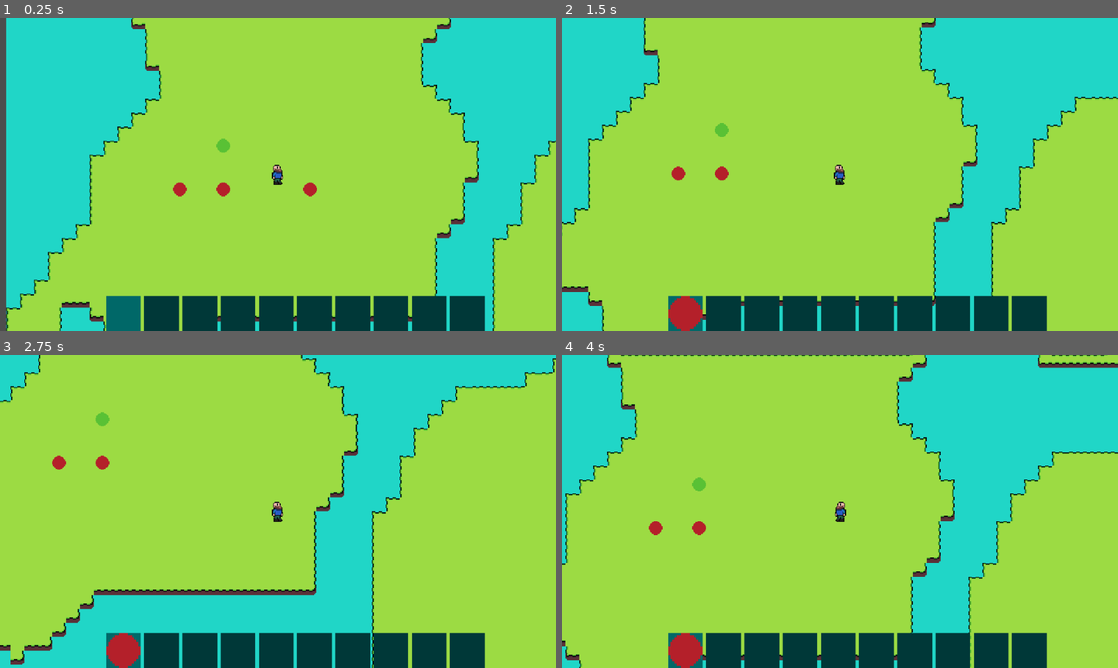
Above: before the commit, frames 1-4 (two rows, left to right).
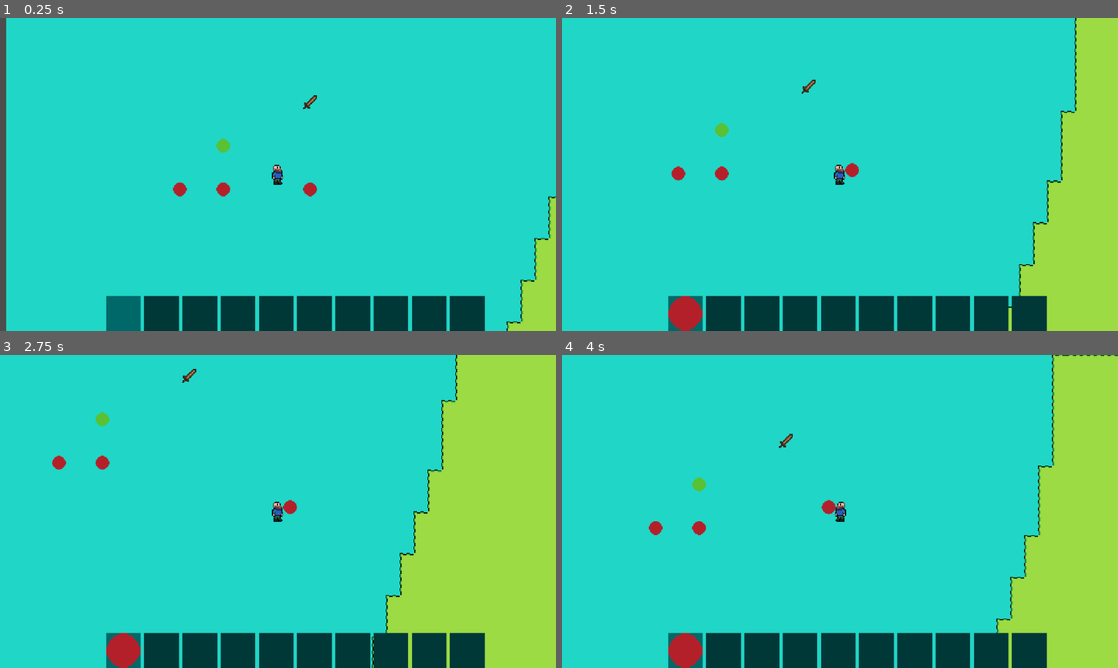
Above: after the commit, the same moments.

Repository: spsJakubSzydlowski/Evergrint
Game: Godot game, scene res://scenes/main.tscn
The game is run twice, just before and just after one commit, with the same random seed, the same clock (stepped at 60 frames per second) and the same inputs.
Inputs (mouse positions are in pixels of both pictures, inside the frame that each line leads up to):
- Up to frame 1 (0.25 s): no input
- Up to frame 2 (1.5 s): tap Enter at 0.5 s; move the mouse to (962, 158) at 0.52 s; hold Right 0.53-1.28 s; tap A (a) at 0.6 s; click (962, 158) at 0.67 s; tap D (d) at 0.8, 1.35 s; move the mouse to (728, 190) at 1.27 s; hold Down from 1.28 s (still down); click (728, 190) at 1.42 s
- Up to frame 3 (2.75 s): tap S (s) at 1.55, 2.1 s; move the mouse to (333, 442) at 2.02 s; release Down at 2.03 s; hold Right from 2.03 s (still down); click (333, 442) at 2.17 s; tap W (w) at 2.3 s
- Up to frame 4 (4 s): move the mouse to (812, 574) at 2.77 s; release Right at 2.78 s; hold Up 2.78-3.53 s; tap W (w) at 2.85 s; click (812, 574) at 3.05 s; move the mouse to (1006, 558) at 3.52 s; hold Left from 3.53 s (still down); click (1006, 558) at 3.6 s; tap A (a) at 3.8 s

The runs differ from the first frame. In frame 1, 60% of the frame differs, in the area x 1-100%, y 0-100%; in frame 2, 62%; in frame 3, 53%; in frame 4, 63%, in the area x 0-100%, y 0-100%.

Commit message:
Use items in inventory, better database structure

Diff:
--- a/data/Evergrent.json
+++ b/data/Evergrent.json
@@ -14,6 +14,10 @@
 					"display": null
 				},
 				{
+					"typeStr": "5:Weapon,Tool,Consumable,Material,Placeable",
+					"name": "type"
+				},
+				{
 					"typeStr": "14",
 					"name": "tile",
 					"display": null
@@ -21,6 +25,12 @@
 				{
 					"typeStr": "3",
 					"name": "tile_size"
+				},
+				{
+					"typeStr": "6:MeleeStats",
+					"name": "melee_ref",
+					"opt": true,
+					"display": null
 				}
 			],
 			"lines": [
@@ -33,7 +43,8 @@
 						"x": 6,
 						"y": 0
 					},
-					"tile_size": 16
+					"tile_size": 16,
+					"type": 2
 				},
 				{
 					"id": "green_apple",
@@ -44,7 +55,59 @@
 						"size": 16,
 						"x": 6,
 						"y": 1
+					},
+					"type": 2
+				},
+				{
+					"id": "wooden_sword",
+					"name": "Wooden Sword",
+					"type": 0,
+					"tile_size": 16,
+					"melee_ref": "wooden_sword",
+					"tile": {
+						"file": "../textures/Atlas-melee_weapons.png",
+						"size": 16,
+						"x": 0,
+						"y": 0
 					}
+				}
+			],
+			"separators": [],
+			"props": {}
+		},
+		{
+			"name": "MeleeStats",
+			"columns": [
+				{
+					"typeStr": "0",
+					"name": "name",
+					"display": null
+				},
+				{
+					"typeStr": "4",
+					"name": "damage"
+				},
+				{
+					"typeStr": "4",
+					"name": "attack_speed"
+				},
+				{
+					"typeStr": "4",
+					"name": "knockback"
+				},
+				{
+					"typeStr": "1",
+					"name": "hitbox_size",
+					"display": null
+				}
+			],
+			"lines": [
+				{
+					"damage": 1,
+					"attack_speed": 1,
+					"knockback": 1,
+					"hitbox_size": "",
+					"name": "wooden_sword"
 				}
 			],
 			"separators": [],
--- a/project.godot
+++ b/project.godot
@@ -58,6 +58,11 @@
 , Object(InputEventKey,"resource_local_to_scene":false,"resource_name":"","device":-1,"window_id":0,"alt_pressed":false …(186 unchanged characters)…
 ]
 }
+attack={
+"deadzone": 0.2,
+"events": [Object(InputEventMouseButton,"resource_local_to_scene":false,"resource_name":"","device":-1,"window_id":0,"alt_pressed":false,"shift_pressed":false,"ctrl_pressed":false,"meta_pressed":false,"button_mask":1,"position":Vector2(137, 11),"global_position":Vector2(146, 59),"factor":1.0,"button_index":1,"canceled":false,"pressed":true,"double_click":false,"script":null)
+]
+}
 
 [rendering]
 
--- a/scenes/main.tscn
+++ b/scenes/main.tscn
@@ -215,3 +215,5 @@
 collision_mask = 3
 
 [node name="InventoryCanvas" parent="." instance=ExtResource("5_tbgi4")]
+
+[connection signal="item_equipped" from="InventoryCanvas" to="Player" method="_on_inventory_canvas_item_equipped"]
--- a/scenes/player.tscn
+++ b/scenes/player.tscn
@@ -1,10 +1,12 @@
-[gd_scene load_steps=4 format=3 uid="uid://c1qq7niewlp5"]
+[gd_scene load_steps=5 format=3 uid="uid://c1qq7niewlp5"]
 
 [ext_resource type="Script" uid="uid://c0c4tt6r1hejr" path="res://scripts/player/player.gd" id="1_g2els"]
 [ext_resource type="Texture2D" uid="uid://nuqvrepxlb7y" path="res://textures/player-texture.png" id="2_g2els"]
 
 [sub_resource type="RectangleShape2D" id="RectangleShape2D_ig7tw"]
 size = Vector2(11, 23)
+
+[sub_resource type="RectangleShape2D" id="RectangleShape2D_g2els"]
 
 [node name="Player" type="CharacterBody2D" groups=["Player"]]
 script = ExtResource("1_g2els")
@@ -18,3 +20,14 @@
 shape = SubResource("RectangleShape2D_ig7tw")
 
 [node name="Camera2D" type="Camera2D" parent="."]
+
+[node name="Hand" type="Node2D" parent="."]
+position = Vector2(6, 3)
+
+[node name="Sprite2D" type="Sprite2D" parent="Hand"]
+offset = Vector2(8, -8)
+
+[node name="Area2D" type="Area2D" parent="Hand"]
+
+[node name="CollisionShape2D" type="CollisionShape2D" parent="Hand/Area2D"]
+shape = SubResource("RectangleShape2D_g2els")
--- a/scripts/generate_surface.gd
+++ b/scripts/generate_surface.gd
@@ -7,7 +7,7 @@
 
 func _ready() -> void:
 	river_noise.seed = randi() + 1
-	river_noise.frequency = 0.01
+	river_noise.frequency = 0.001
 	river_noise.noise_type = FastNoiseLite.TYPE_PERLIN
 
 	generate_surface()
@@ -22,7 +22,7 @@
 			#var noise_val = noise.get_noise_2d(x, y)
 			var river_val = river_noise.get_noise_2d(x, y)
 
-			if abs(river_val) < 0.05:
+			if abs(river_val) < 0.01:
 				water_tiles.append(Vector2i(x, y))
 			elif abs(river_val) < 0.10:
 				grass_tiles.append(Vector2i(x, y))
--- a/scripts/inventory_canvas.gd
+++ b/scripts/inventory_canvas.gd
@@ -1,4 +1,6 @@
 extends CanvasLayer
+
+signal item_equipped(item_id)
 
 @onready var hotbar_container: HBoxContainer = $HBoxContainer
 @onready var grid_container: GridContainer = $GridContainer
@@ -9,17 +11,24 @@
 var hotbar_slots = 10
 
 func _ready() -> void:
-	Inventory.inventory_updated.connect(refresh_ui)
+	Inventory.inventory_updated.connect(on_inventory_updated)
 	refresh_ui()
+	emit_equipped_signal()
+
+func on_inventory_updated():
+	refresh_ui()
+	emit_equipped_signal()
 
 func _input(event: InputEvent) -> void:
 	if event is InputEventMouseButton and event.pressed:
 		if event.button_index == MOUSE_BUTTON_WHEEL_UP:
 			active_slot_index = posmod(active_slot_index -1, hotbar_slots)
 			refresh_ui()
+			emit_equipped_signal()
 		elif event.button_index == MOUSE_BUTTON_WHEEL_DOWN:
 			active_slot_index = posmod(active_slot_index +1, hotbar_slots)
 			refresh_ui()
+			emit_equipped_signal()
 
 func refresh_ui():
 	for child in hotbar_container.get_children():
@@ -51,3 +60,7 @@
 
 	var label = slot_ui.find_child("AmountLabel")
 	label.text = str(amount) if amount > 1 else ""
+
+func emit_equipped_signal():
+	var active_slot_data = Inventory.slots[active_slot_index]
+	item_equipped.emit(active_slot_data["id"])
--- a/scripts/main.gd
+++ b/scripts/main.gd
@@ -6,3 +6,4 @@
 	DataManager.spawn_item("red_apple", Vector2(350, 200))
 	DataManager.spawn_item("red_apple", Vector2(200, 200))
 	DataManager.spawn_item("green_apple", Vector2(250, 150))
+	DataManager.spawn_item("wooden_sword", Vector2(350, 100))
--- a/scripts/player/player.gd
+++ b/scripts/player/player.gd
@@ -2,6 +2,10 @@
 
 var SPEED : float = 100.0
 @onready var sprite: Sprite2D = $Sprite2D
+@onready var hand: Node2D = $Hand
+@onready var hand_sprite: Sprite2D = $Hand/Sprite2D
+
+var is_attacking := false
 
 func _physics_process(_delta: float) -> void:
 	var direction := Input.get_vector("a", "d", "w", "s")
@@ -14,7 +18,38 @@
 
 	if direction.x < 0:
 		sprite.flip_h = true
+		if hand.position.x > 0:
+			hand.position.x = -21
+		hand_sprite.flip_h = true
 
 	if direction.x > 0:
 		sprite.flip_h = false
+		if hand.position.x < 0:
+			hand.position.x = 6
+		hand_sprite.flip_h = false
+
+	if Input.is_action_just_pressed("attack") and not is_attacking:
+		attack()
 	move_and_slide()
+
+func attack():
+	is_attacking = true
+
+	await get_tree().create_timer(0.3).timeout
+	is_attacking = false
+
+
+func _on_inventory_canvas_item_equipped(item_id: String) -> void:
+	if item_id == "":
+		hand_sprite.texture = null
+		return
+
+	var data = DataManager.get_item(item_id)
+
+	var path = "res://" + data.tile.file.replace("../", "")
+
+	var atlas_tex = AtlasTexture.new()
+	atlas_tex.atlas = load(path)
+	var ts = data.tile_size
+	atlas_tex.region = Rect2(data.tile.x * ts, data.tile.y * ts, ts, ts)
+	hand_sprite.texture = atlas_tex
Binary file added: textures/Atlas-melee_weapons.png
Not shown, added: textures/Atlas-melee_weapons.png.import
